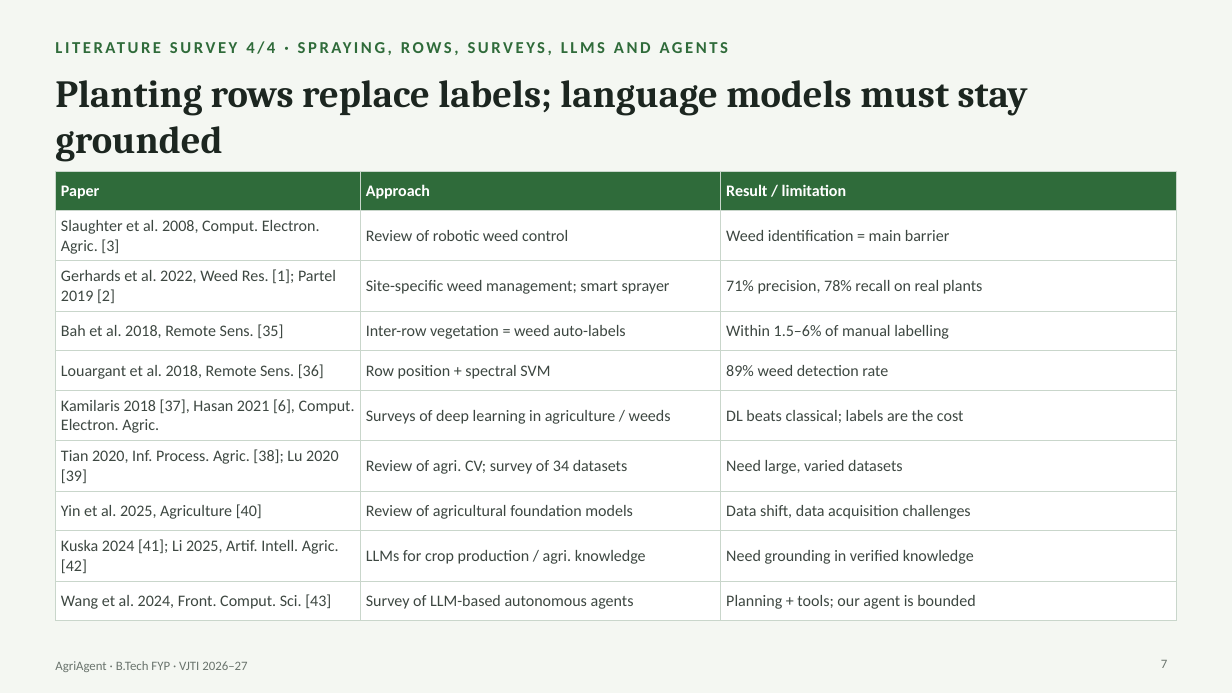
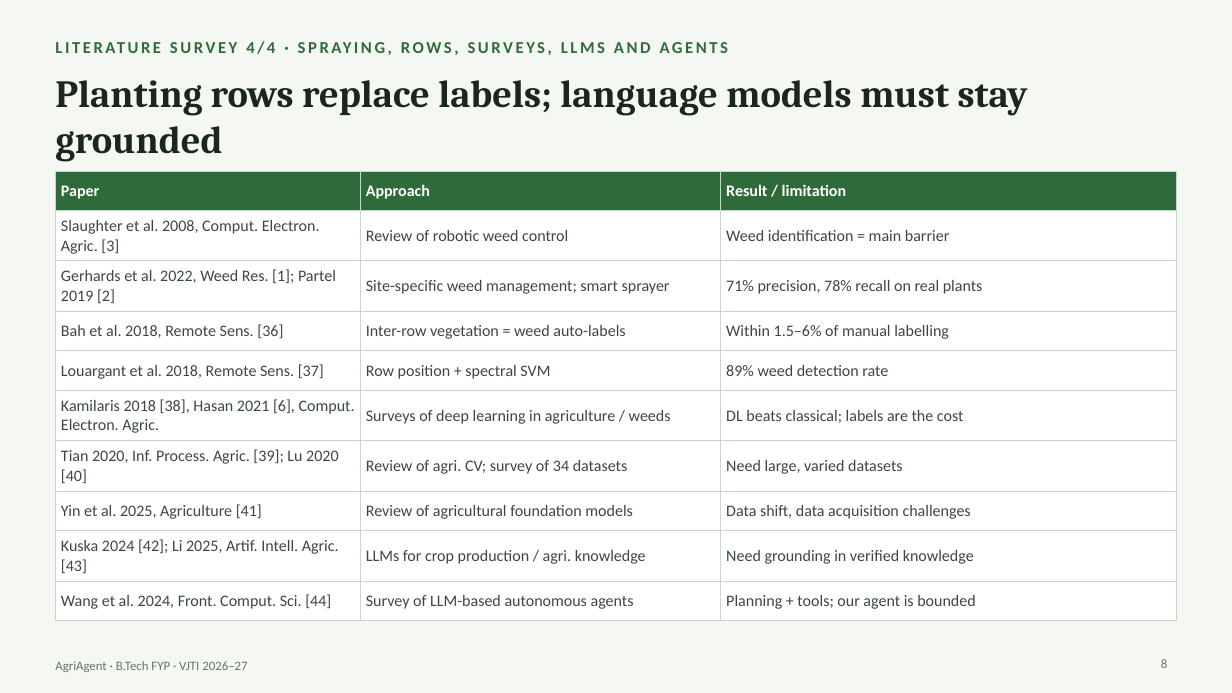
Before and after one commit to Chaitanya-666/agriAgent, a slide deck: slide 8 of docs/slides/AgriAgent_FYP_Presentation.pptx (slide 7 before the commit). Drawn at 1232x693 pixels with LibreOffice and Linux fonts; fonts in the diff are those of the drawing. Boxes give left, top, right and bottom in pixels: in the first picture for what was removed or moved away, otherwise in the second. Text is boxed around its words. In the diff, an @@ line names an element or a change of style, - is before the commit and + after.

```diff
--- a/docs/slides/AgriAgent_FYP_Presentation.pptx
+++ b/docs/slides/AgriAgent_FYP_Presentation.pptx
@@ table at (x1=55, y1=171, x2=1177, y2=613) @@
-row 4, column 1: Bah et al. 2018, Remote Sens. [35]
+row 4, column 1: Bah et al. 2018, Remote Sens. [36]
-row 5, column 1: Louargant et al. 2018, Remote Sens. [36]
+row 5, column 1: Louargant et al. 2018, Remote Sens. [37]
-row 6, column 1: Kamilaris 2018 [37], Hasan 2021 [6], Comput. Electron. Agric.
+row 6, column 1: Kamilaris 2018 [38], Hasan 2021 [6], Comput. Electron. Agric.
-row 7, column 1: Tian 2020, Inf. Process. Agric. [38]; Lu 2020 [39]
+row 7, column 1: Tian 2020, Inf. Process. Agric. [39]; Lu 2020 [40]
-row 8, column 1: Yin et al. 2025, Agriculture [40]
+row 8, column 1: Yin et al. 2025, Agriculture [41]
-row 9, column 1: Kuska 2024 [41]; Li 2025, Artif. Intell. Agric. [42]
+row 9, column 1: Kuska 2024 [42]; Li 2025, Artif. Intell. Agric. [43]
-row 10, column 1: Wang et al. 2024, Front. Comput. Sci. [43]
+row 10, column 1: Wang et al. 2024, Front. Comput. Sci. [44]
@@ page number at (x1=1161, y1=659, x2=1167, y2=668): text changed @@
-7
+8
```
Also in this commit, not shown: 19 other slides changed, 29 other files.
